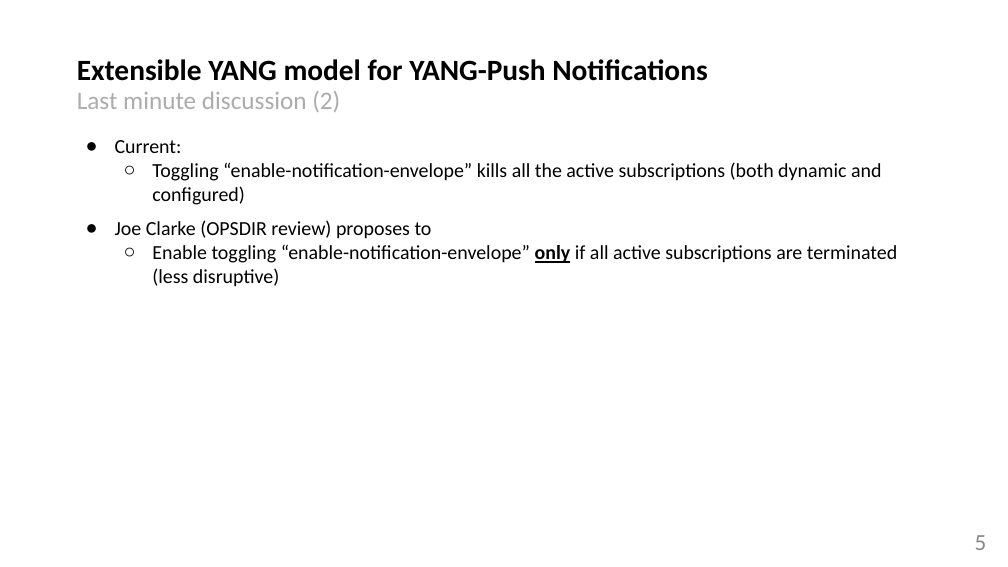
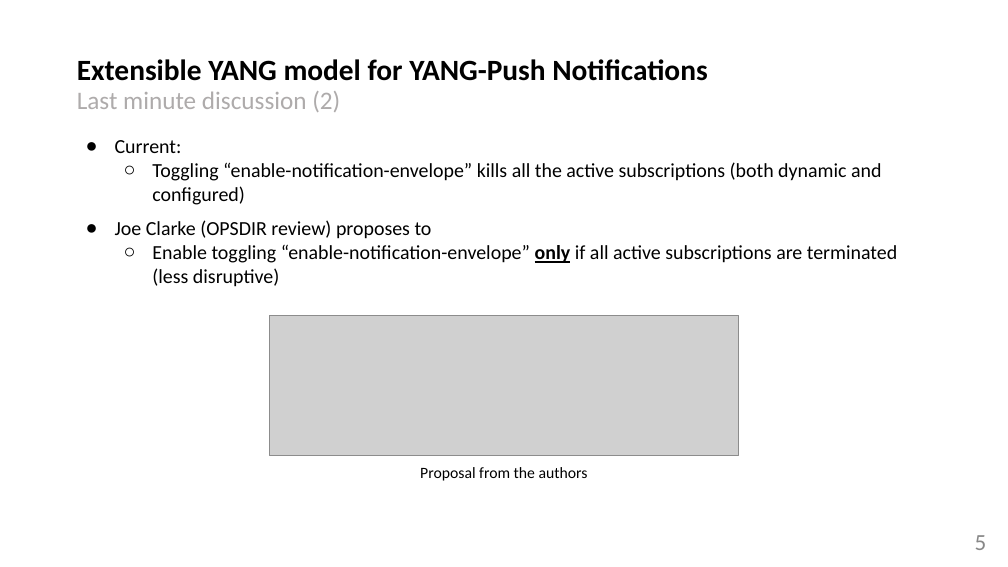
Before and after one commit to network-analytics/ietf-network-analytics-document-status, a slide deck: slide 5 of 124/NETCONF/draft-ietf-netconf-notif-envelope-03.pptx. Drawn at 1008x567 pixels with LibreOffice and Linux fonts; fonts in the diff are those of the drawing; grey boxes stand for pictures. Boxes give left, top, right and bottom in pixels: in the first picture for what was removed or moved away, otherwise in the second. Text is boxed around its words. In the diff, an @@ line names an element or a change of style, - is before the commit and + after.

Commit message:
update last changes notif-envelope

```diff
--- a/124/NETCONF/draft-ietf-netconf-notif-envelope-03.pptx
+++ b/124/NETCONF/draft-ietf-netconf-notif-envelope-03.pptx
@@ picture added at bbox=[269, 315, 739, 456] @@
@@ text added at bbox=[420, 467, 588, 481], 15 pt, text #000000 @@
+Proposal from the authors
```
Also in this commit, not shown: 1 other file.
